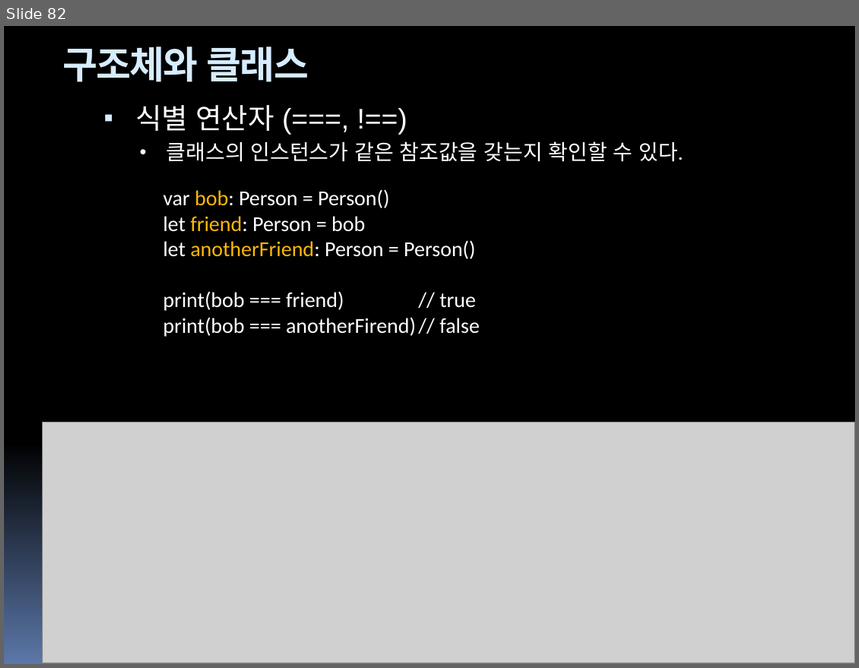
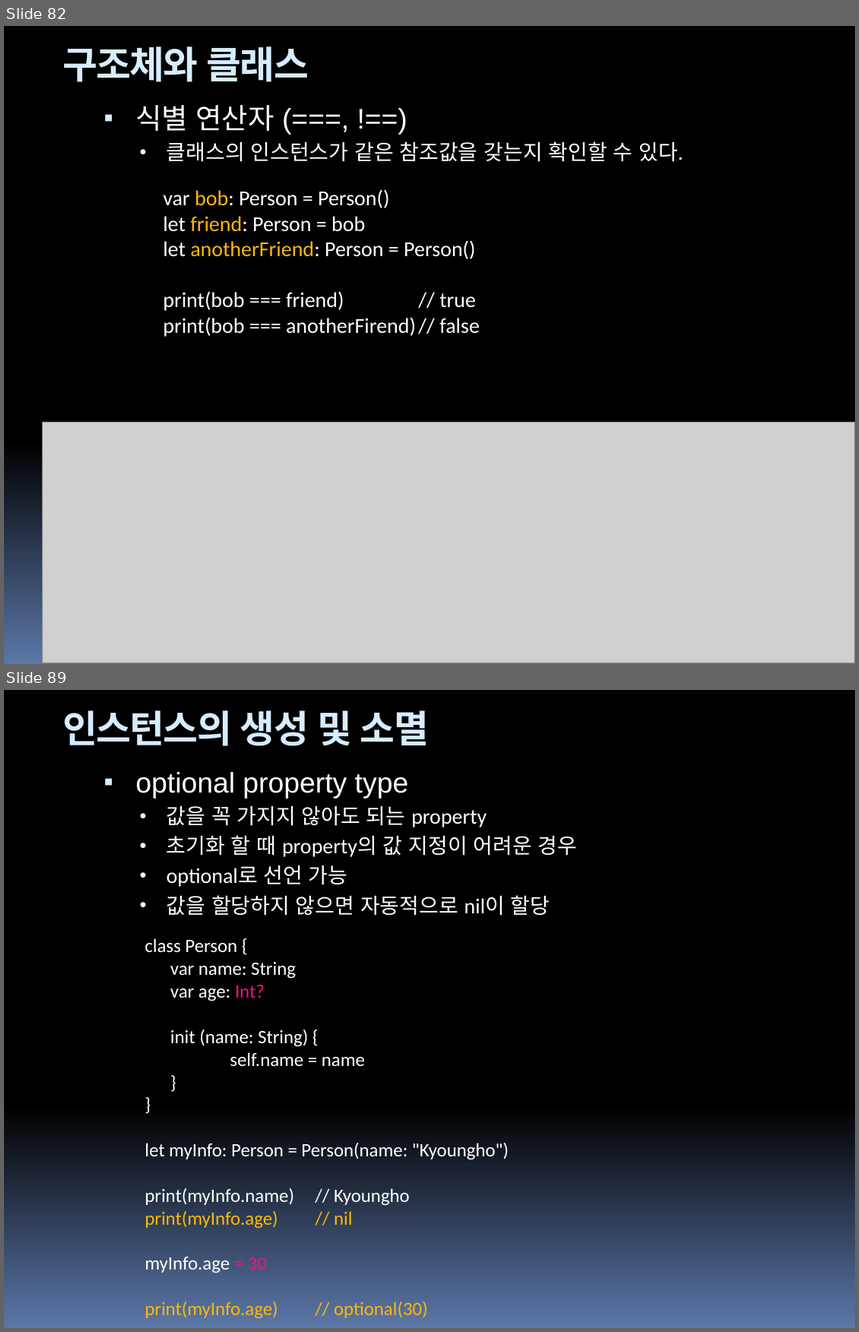
Before and after one commit to hounga13/helloSwift, a slide deck: Swift세미나자료.pptx. Shown one above the other, each under a label of ours: slide 82 before the commit, slides 82 and 89 after it; the slides between them are not shown. The pictures are 859x668 and 859x1332 pixels, drawn with LibreOffice and Linux fonts; fonts in the diff are those of the drawing; grey boxes stand for pictures. Boxes give left, top, right and bottom in pixels: in the first picture for what was removed or moved away, otherwise in the second. Text is boxed around its words. In the diff, an @@ line names an element or a change of style, - is before the commit and + after.

```diff
--- a/Swift세미나자료.pptx
+++ b/Swift세미나자료.pptx
@@ slide 89 added at bbox=[4, 690, 855, 1328], background gradient #000000 to #5B77A8; not listed: 4 template elements that a slide beside it also shows @@
@@ title added at bbox=[63, 711, 429, 746], 32 pt, text #D6ECFF, bold @@
+인스턴스의 생성 및 소멸
@@ text added at bbox=[135, 772, 578, 916], 18 pt, text #FFFFFF @@
+▪ optional property type
+  • 값을 꼭 가지지 않아도 되는 property
+  • 초기화 할 때 property의 값 지정이 어려운 경우
+  • optional로 선언 가능
+  • 값을 할당하지 않으면 자동적으로 nil이 할당
@@ text added at bbox=[145, 939, 509, 1319], 16 pt, text #FFFFFF @@
+class Person {
+var name: String
+var age: Int?
+init (name: String) {
+self.name = name
+}
+}
+let myInfo: Person = Person(name: "Kyoungho")
+print(myInfo.name) // Kyoungho
+print(myInfo.age) // nil
+myInfo.age = 30
+print(myInfo.age) // optional(30)
```
Also in this commit, not shown: 17 other slides added, 2 other files.
